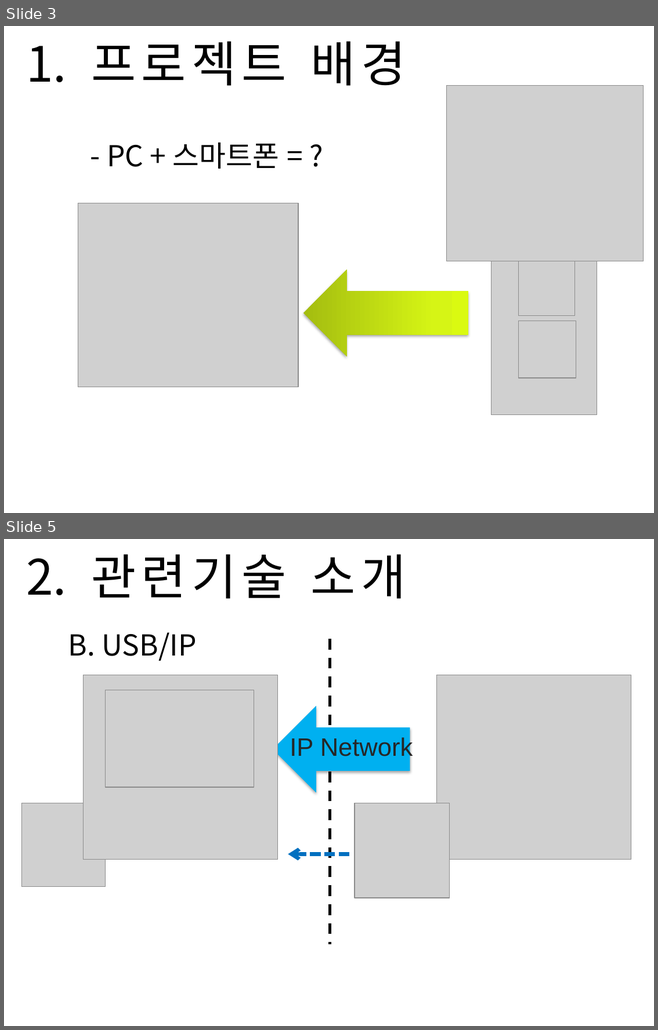
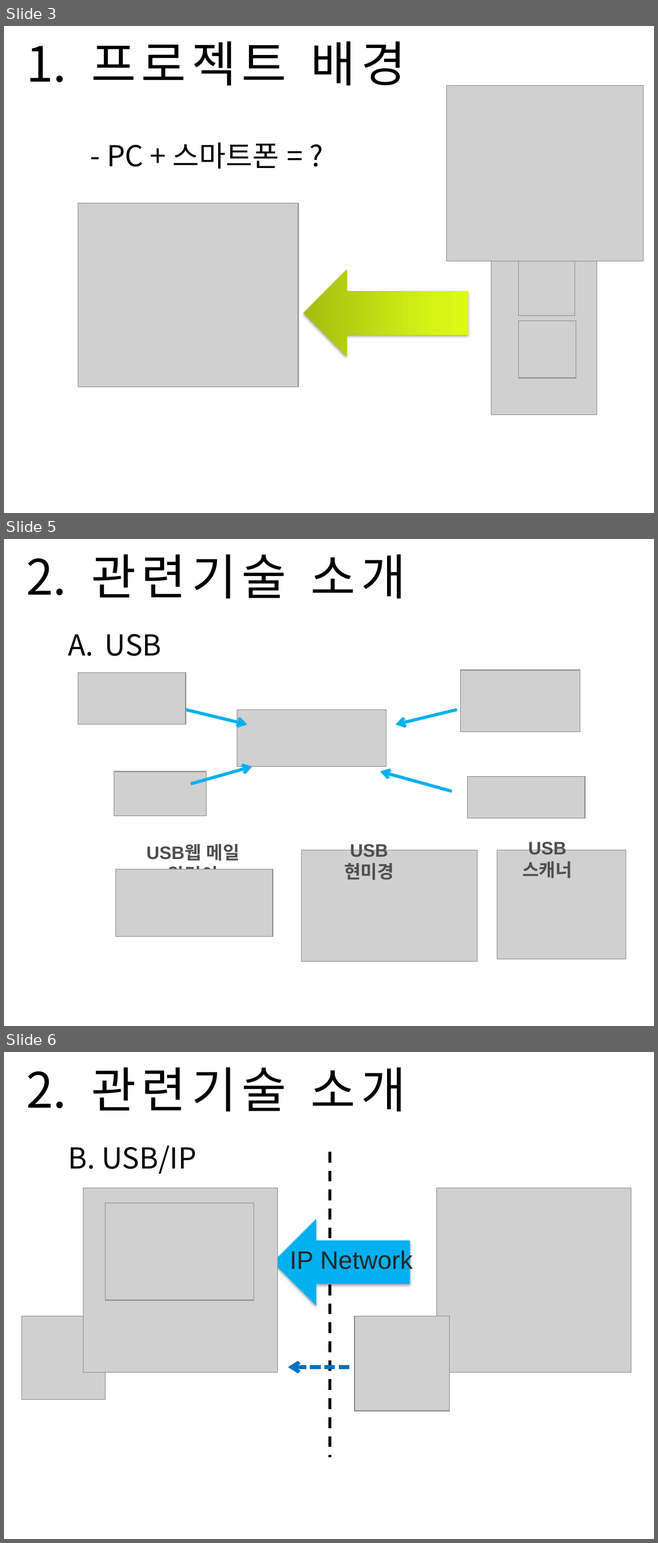
Before and after one commit to Sanghyun-Lee/Android-USB, a slide deck: Documents/presentation doc/Final Presentation/final-presentation.pptx. Shown one above the other, each under a label of ours: slides 3 and 5 before the commit, slides 3, 5 and 6 after it; the slides between them are not shown. The pictures are 658x1030 and 658x1543 pixels, drawn with LibreOffice and Linux fonts; fonts in the diff are those of the drawing; grey boxes stand for pictures; background and template pictures are left out. Boxes give left, top, right and bottom in pixels: in the first picture for what was removed or moved away, otherwise in the second. Text is boxed around its words. In the diff, an @@ line names an element or a change of style, - is before the commit and + after.

```diff
--- a/Documents/presentation doc/Final Presentation/final-presentation.pptx
+++ b/Documents/presentation doc/Final Presentation/final-presentation.pptx
@@ slide 5 added at (x1=4, y1=539, x2=654, y2=1026), background picture (left out) @@
@@ title added at (x1=91, y1=554, x2=405, y2=599), 54 pt, text #000000 @@
+2. 관련기술 소개
@@ text added at (x1=105, y1=634, x2=162, y2=656), 32 pt, text #000000 @@
+A. USB
@@ group added at (x1=78, y1=670, x2=585, y2=819): 5 pictures, 4 arrows @@
@@ group added at (x1=116, y1=834, x2=625, y2=961): 3 pictures, 3 texts @@
+USB웹 메일 알림이
+USB현미경
+USB스캐너
@@ what was slide 5 is now slide 6 @@
```
Also in this commit, not shown: 1 slide changed.
